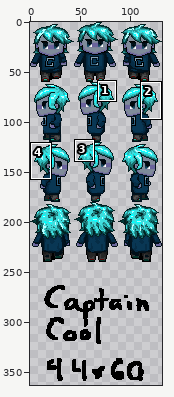
Sprite sheet -- img/captain_cool.png. Above: a wide view before the commit, with the close-up outlined.
Close-up. First the earlier version:
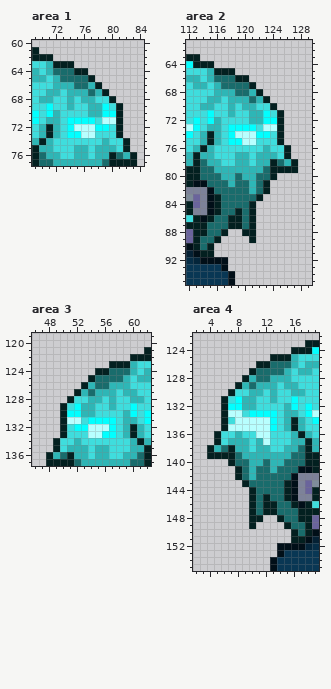
The file is 132x440 pixels. Pixels under 10% opacity are left out. Colours within 5 levels of each other are drawn and written as one. Shown: area 1: x 69..84, y 60..77; area 2: x 112..129, y 61..95; area 3: x 46..62, y 119..137; area 4: x 2..19, y 122..155. The wide view leaves out empty margins. The commit also changed other parts of the picture, which this record leaves out.
Once edited:
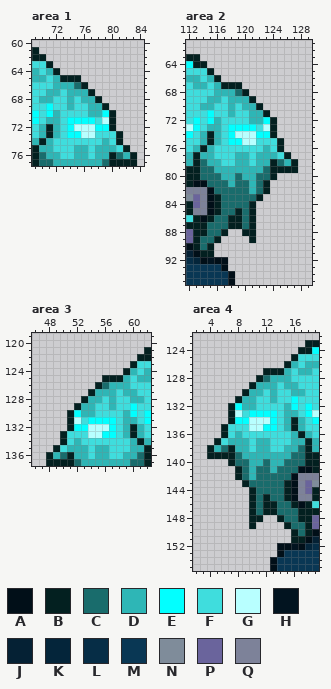
Palette (. is transparent): A #010f18  B #032020  C #196c6c  D #2eb6b6  E #02ffff  F #3fdddd  G #b8ffff  H #021420  J #052134  K #04253a  L #062d46  M #093754  N #7f8c9a  P #6a649c  Q #7d8299
What changed:
Changed rows in their new state; - is an unchanged pixel.
Area 1:
first column x 71:
62 .-----------
63 B...--------
64 -B....------
65 --BBB..-----
66 -----B..----
67 ------B..---
68 -------B..--
69 --------B..-
70 ---------B.-
71 ---------B.-
72 ---------B.-
74 ----------B.
Area 2:
first column x 115:
64 .-----------
65 B...--------
66 -B....------
67 --BBB..-----
68 -----B..----
69 ------B..---
70 -------B..--
71 --------B..-
72 ---------B.-
73 ---------B.-
74 ---------B.-
76 ----------B.
first column x 115:
92 H
Area 3:
first column x 49:
122 -----------.
123 --------...B
124 ------....B-
125 -----..BBB--
126 ----..B-----
127 ---..B------
128 --..B-------
129 -..B--------
130 -.B---------
131 -.B---------
132 -.B---------
134 .B----------
Area 4:
first column x 5:
124 -----------.
125 --------...B
126 ------....B-
127 -----..BBB--
128 ----..B-----
129 ---..B------
130 --..B-------
131 -..B--------
132 -.B---------
133 -.B---------
134 -.BEE-------
135 --FFF--E----
136 .B----FF----
137 -------D----
first column x 16:
152 H
Where, in picture pixels (left, top, right, bottom), the same in both close-ups:
changed: (46, 54, 130, 145)
changed: (207, 61, 291, 152)
changed: (207, 257, 214, 264)
changed: (53, 354, 137, 445)
changed: (214, 347, 298, 445)
changed: (291, 543, 298, 550)
